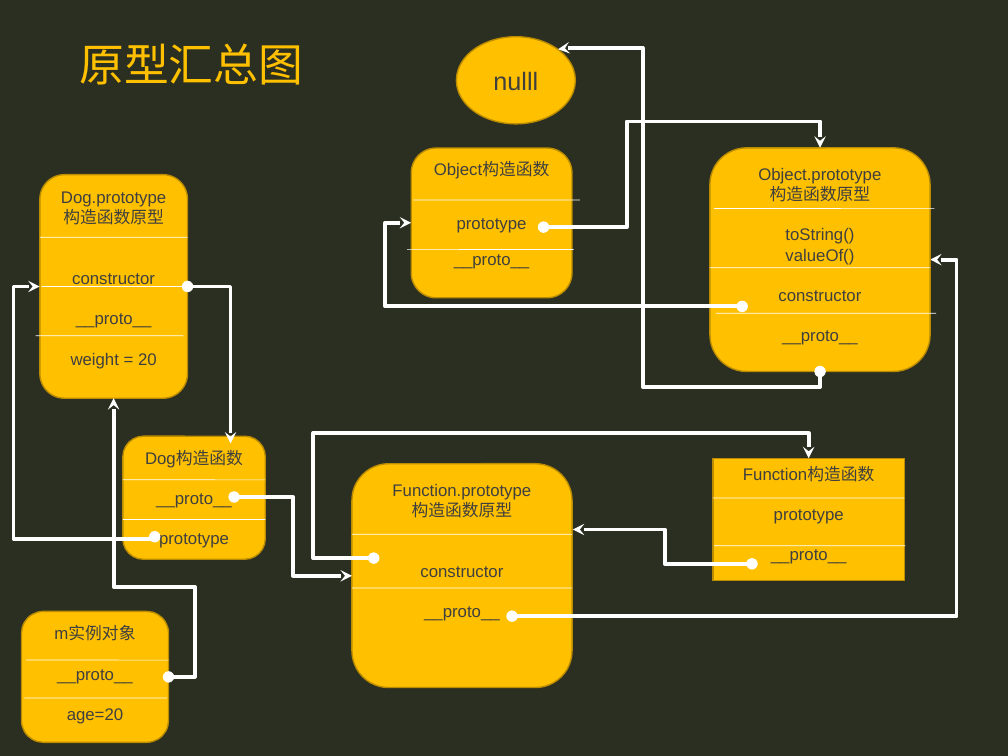
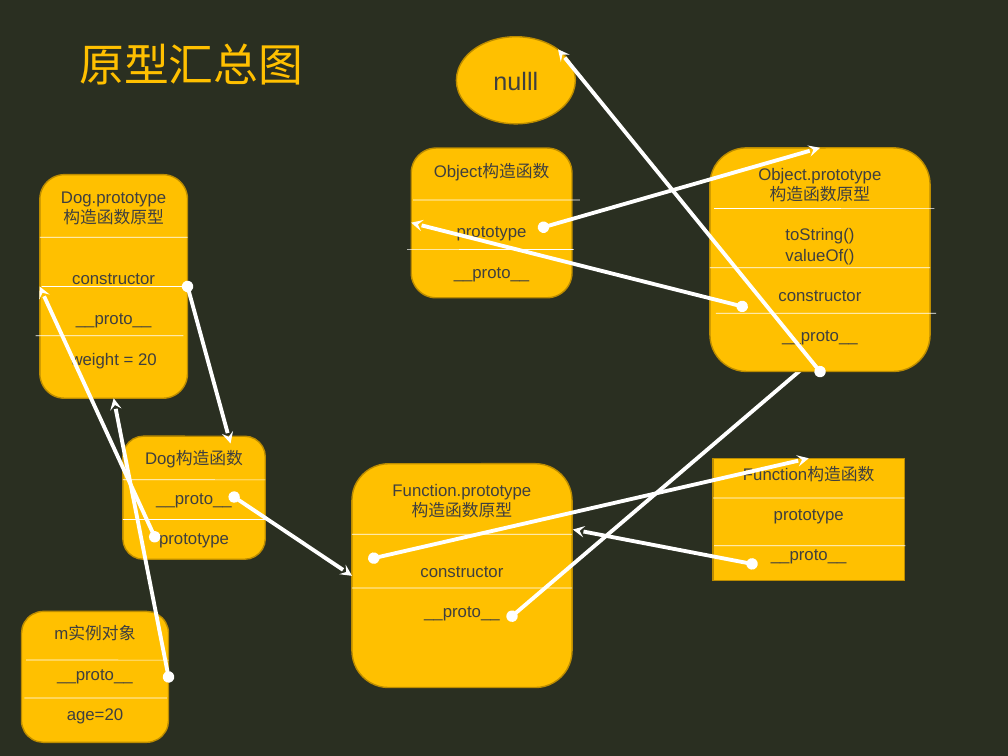
Before and after one commit to Zzhiren/JavaScript-, a slide deck: slide 45 of 6.老马经典系列-JavaScript高级教程.ppt. Drawn at 1008x756 pixels with LibreOffice and Linux fonts; fonts in the diff are those of the drawing. Boxes give left, top, right and bottom in pixels: in the first picture for what was removed or moved away, otherwise in the second. Text is boxed around its words. In the diff, an @@ line names an element or a change of style, - is before the commit and + after.

```diff
--- a/6.老马经典系列-JavaScript高级教程.ppt
+++ b/6.老马经典系列-JavaScript高级教程.ppt
@@ elbow double arrow (821, 372) - (558, 49): elbow double arrow to double arrow; route changed @@
@@ rounded rectangle "Object构造函数" at (411,148,573,298): line spacing 0.9 to 1 @@
@@ elbow double arrow (543, 227) - (821, 148): elbow double arrow to double arrow; route changed @@
@@ elbow double arrow (742, 306) - (411, 223): elbow double arrow to double arrow; route changed @@
@@ elbow double arrow (512, 616) - (930, 260): elbow double arrow to double arrow; route changed @@
@@ elbow double arrow (154, 537) - (39, 286): elbow double arrow to double arrow; route changed @@
@@ elbow double arrow (187, 286) - (231, 444): elbow double arrow to double arrow; route changed @@
@@ elbow double arrow (168, 677) - (114, 398): elbow double arrow to double arrow; route changed @@
@@ elbow double arrow (374, 558) - (808, 459): elbow double arrow to double arrow; route changed @@
@@ elbow double arrow (234, 497) - (352, 576): elbow double arrow to double arrow; route changed @@
@@ elbow double arrow (752, 563) - (573, 529): elbow double arrow to double arrow; route changed @@
```
Also in this commit, not shown: 70 other slides changed, 6 other files.
